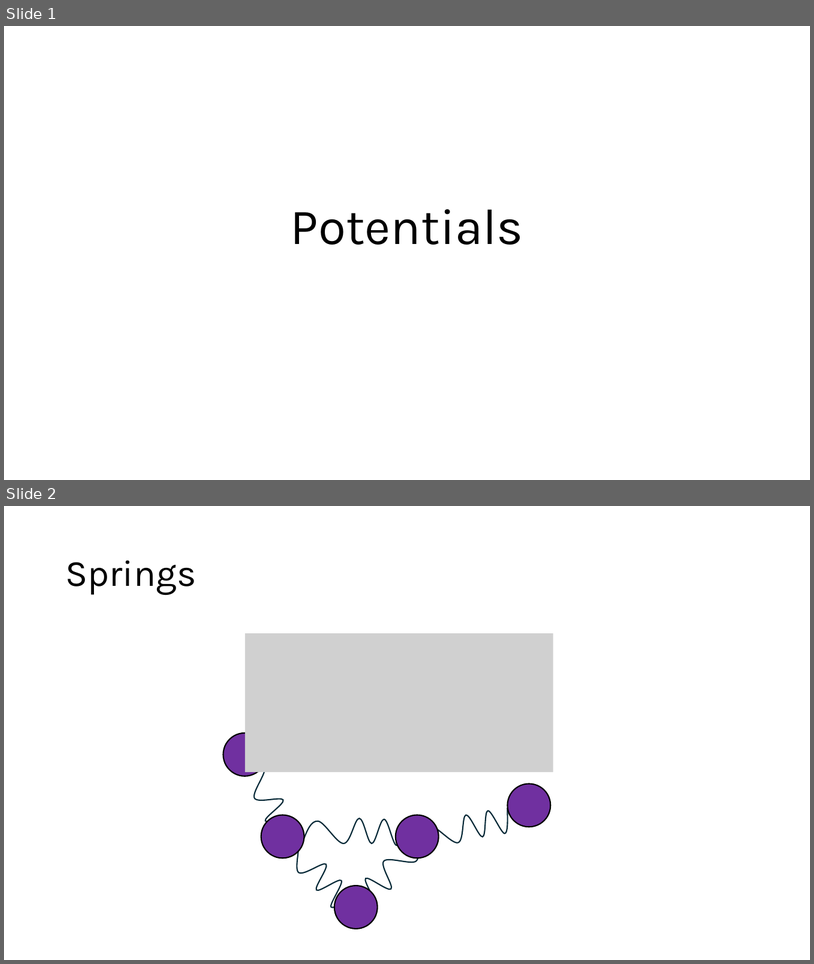
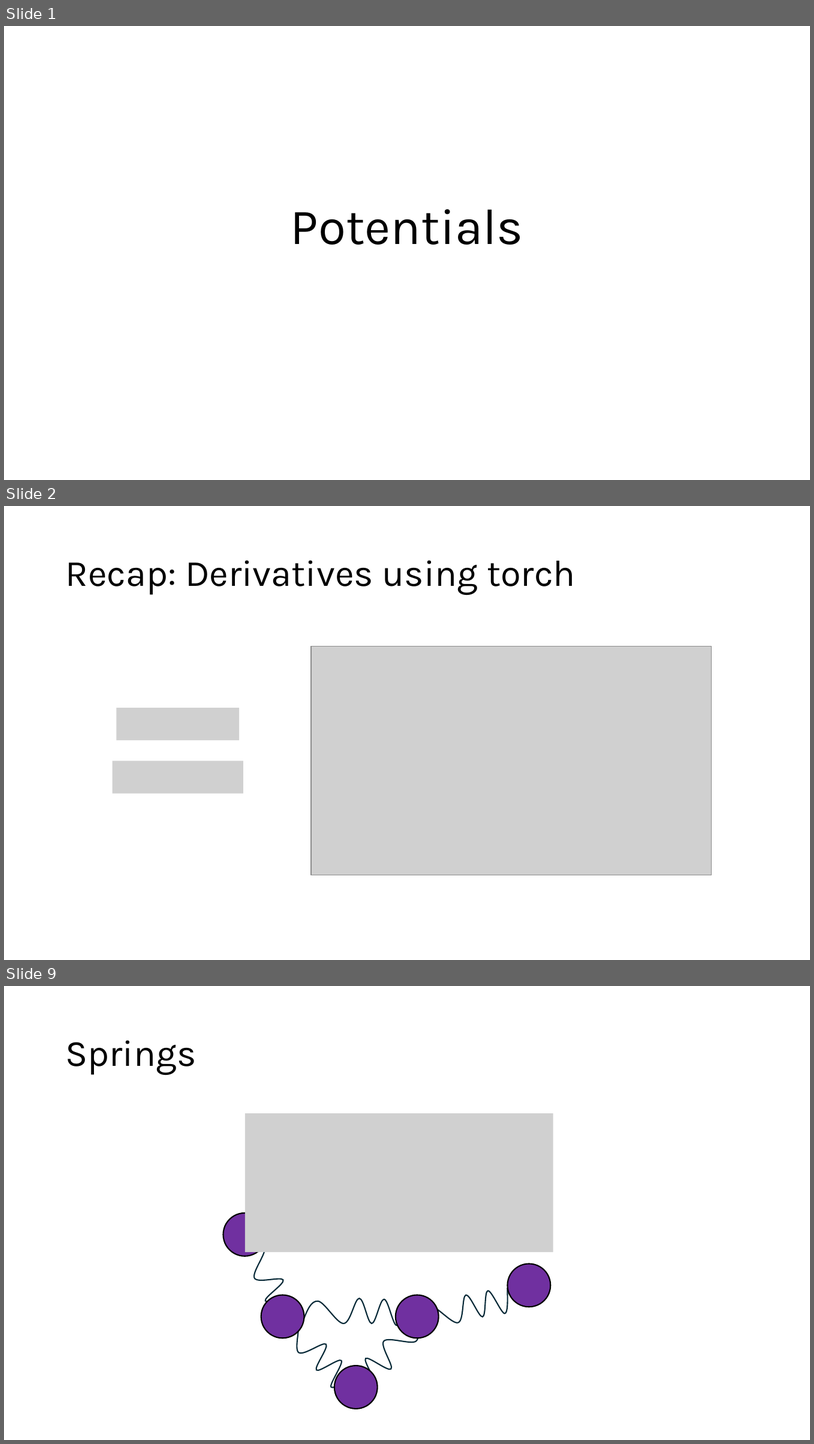
Before and after one commit to Mads-PeterVC/imlms, a slide deck: lessons/lesson_3/lecture3.pptx. Shown one above the other, each under a label of ours: slides 1 and 2 before the commit, slides 1, 2 and 9 after it; the slides between them are not shown. The pictures are 814x964 and 814x1444 pixels, drawn with LibreOffice and Linux fonts; fonts in the diff are those of the drawing; grey boxes stand for pictures. Boxes give left, top, right and bottom in pixels: in the first picture for what was removed or moved away, otherwise in the second. Text is boxed around its words. In the diff, an @@ line names an element or a change of style, - is before the commit and + after.

```diff
--- a/lessons/lesson_3/lecture3.pptx
+++ b/lessons/lesson_3/lecture3.pptx
@@ slide 2 added at <box>4,506,810,960</box>, background #FFFFFF @@
@@ title added at <box>65,560,576,595</box>, 44 pt, text #000000 @@
+Recap: Derivatives using torch
@@ picture added at <box>311,646,712,875</box> @@
@@ picture added at <box>117,708,239,740</box> @@
@@ picture added at <box>112,760,243,793</box> @@
@@ what was slide 2 is now slide 9 @@
```
Also in this commit, not shown: 7 other slides added, 6 other files.
